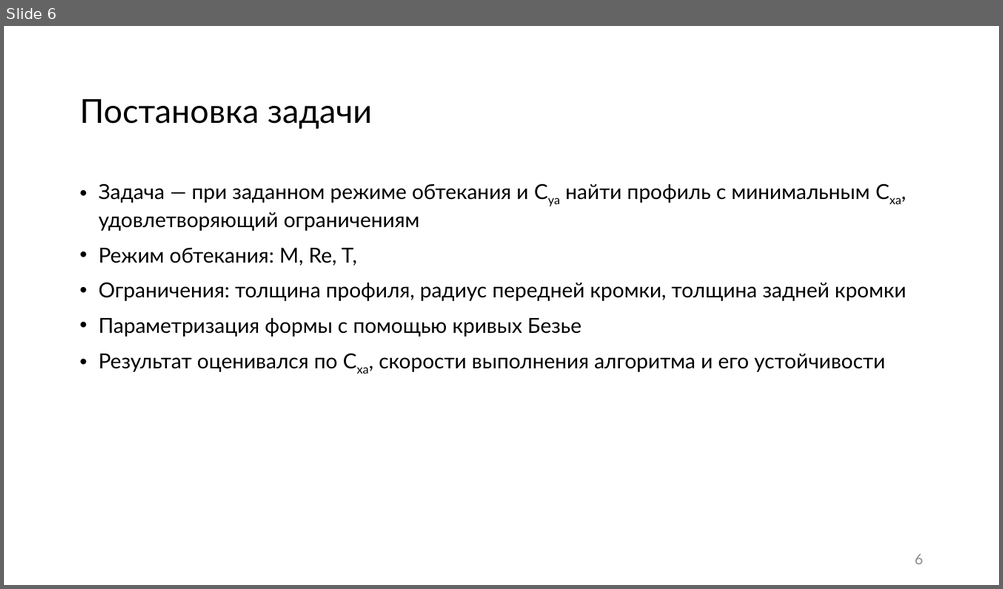
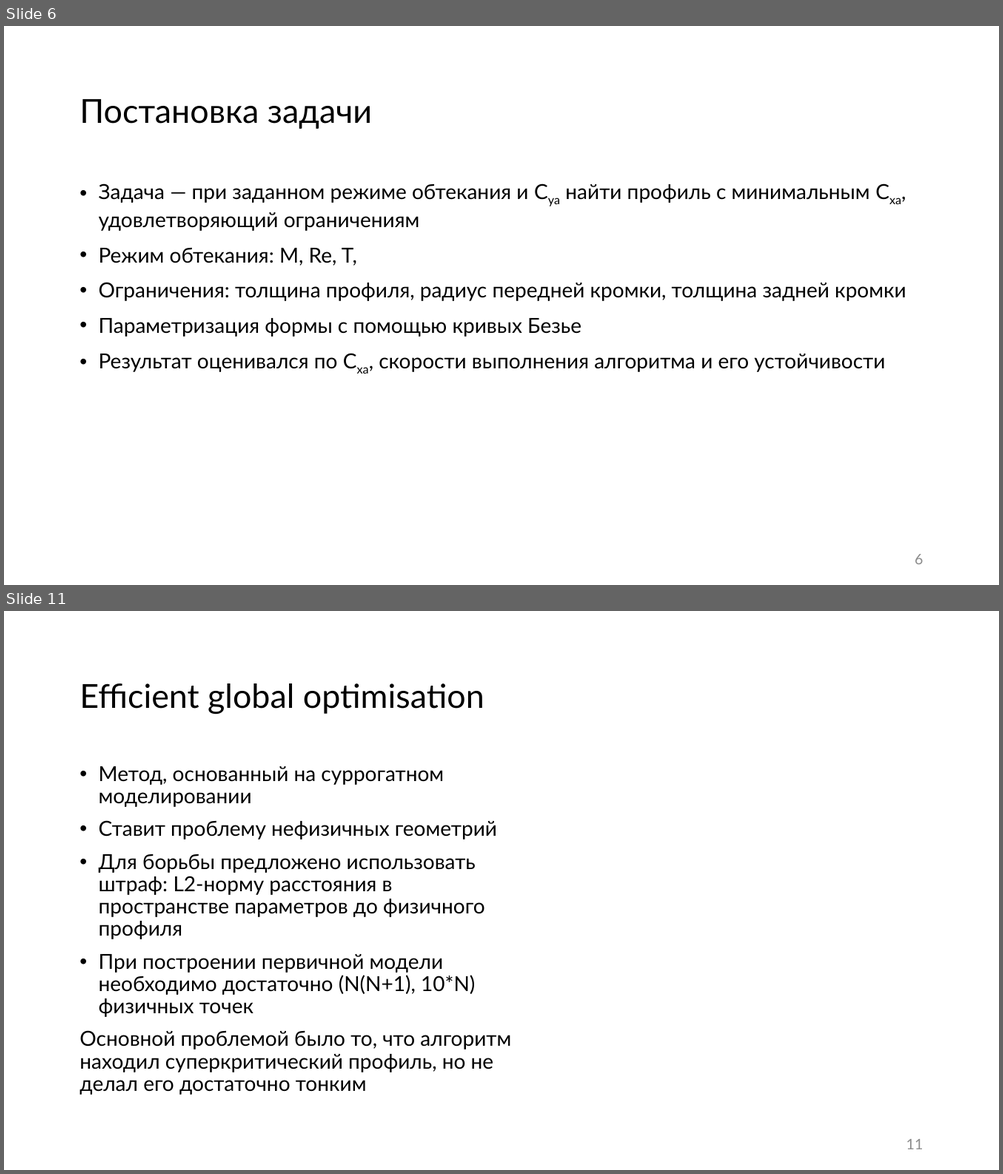
Before and after one commit to 737CMD/Diploma_bac, a slide deck: results/Тексты/Презентация_ВКР Черных.pptx. Shown one above the other, each under a label of ours: slide 6 before the commit, slides 6 and 11 after it; the slides between them are not shown. The pictures are 1003x589 and 1003x1174 pixels, drawn with LibreOffice and Linux fonts; fonts in the diff are those of the drawing; background and template pictures are left out. Boxes give left, top, right and bottom in pixels: in the first picture for what was removed or moved away, otherwise in the second. Text is boxed around its words. In the diff, an @@ line names an element or a change of style, - is before the commit and + after.

```diff
--- a/results/Тексты/Презентация_ВКР Черных.pptx
+++ b/results/Тексты/Презентация_ВКР Черных.pptx
@@ slide 11 added at [4,611,999,1170], background #FFFFFF @@
@@ title added at [79,684,484,715], 32 pt, text #000000 @@
+Efficient global optimisation
@@ text added at [79,766,511,1095], 20 pt, text #000000 @@
+• Метод, основанный на суррогатном моделировании
+• Ставит проблему нефизичных геометрий
+• Для борьбы предложено использовать штраф: L2-норму расстояния в пространстве параметров до физичного профиля
+• При построении первичной модели необходимо достаточно (N(N+1), 10*N) физичных точек
+Основной проблемой было то, что алгоритм находил суперкритический профиль, но не делал его достаточно тонким
@@ page number added at [906,1139,923,1150], 14 pt, text #8C8C8C @@
+11
```
Also in this commit, not shown: 3 slides changed, 4 other slides added, 2 slides removed.
